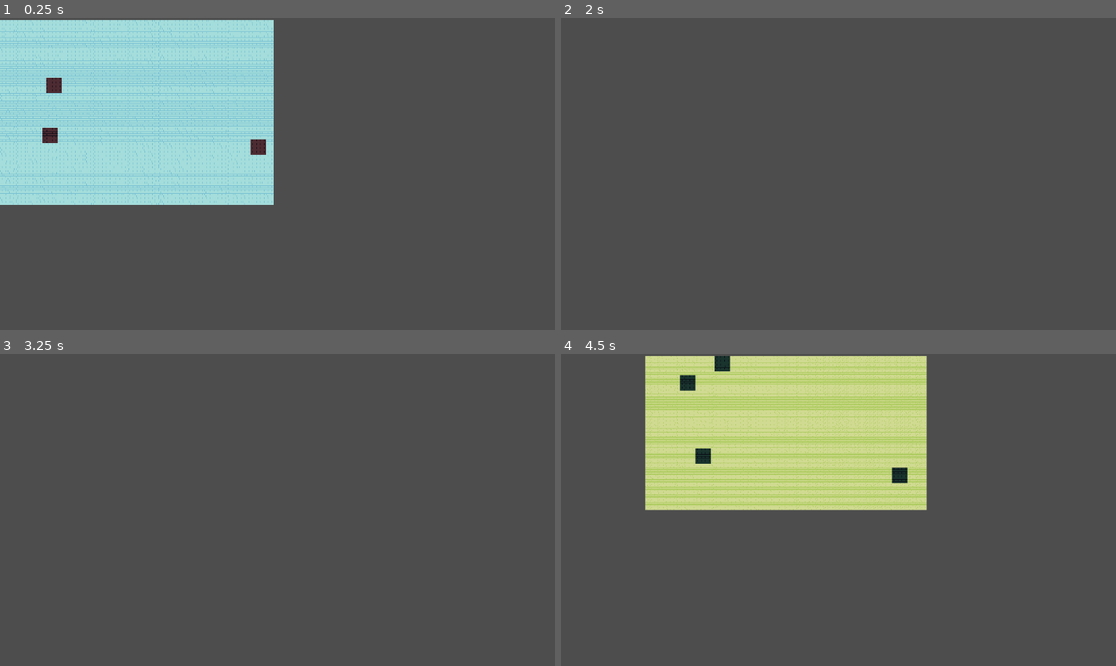
Above: before the commit, frames 1-4 (two rows, left to right).
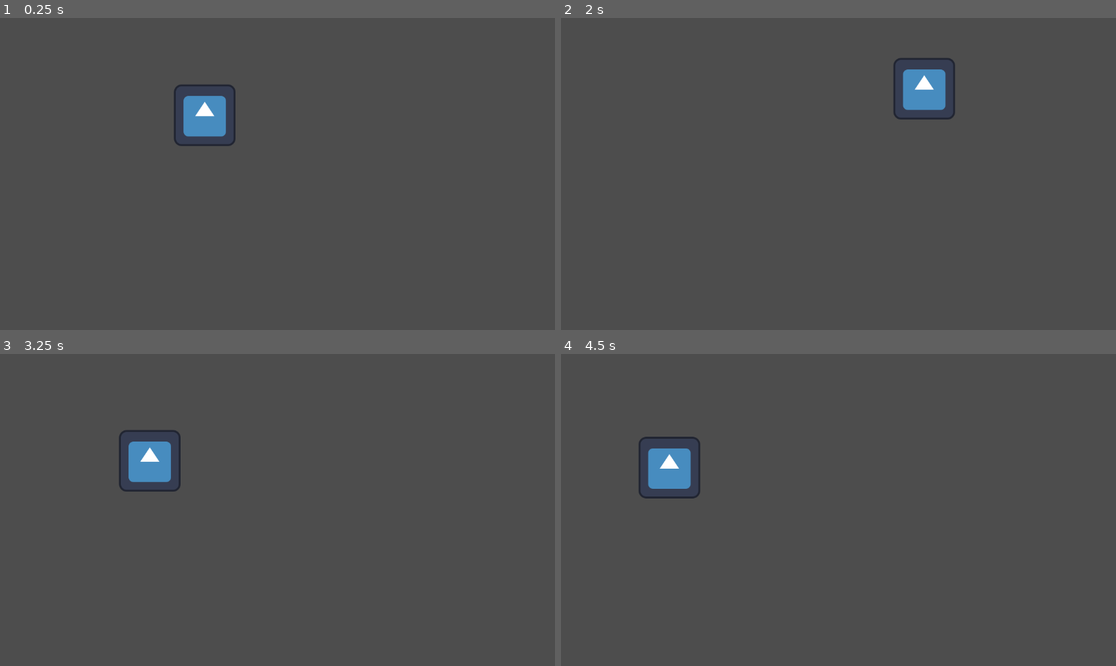
Above: after the commit, the same moments.

Repository: aimforbigfoot/Godot-Mapcrafter
Game: Godot game, scene res://src/testing/world.tscn
Same seed, same stepped clock (60 frames per second), same inputs: the game is played once before the commit and once after it. Before the commit the project starts from res://src/testing/testingWorld/testing_with_map.tscn. The engine's default icon, where the game draws it, is replaced by a stand-in: a white triangle on a blue panel in a dark square.
Inputs (mouse positions are in pixels of both pictures, inside the frame that each line leads up to):
- Up to frame 1 (0.25 s): no input
- Up to frame 2 (2 s): move the mouse to (960, 158) at 0.52 s; hold Right (ui_right) 0.53-1.28 s; hold R (r) 0.53-1.28 s; tap S (step) at 0.8, 1.35 s; tap Enter at 1.25 s; move the mouse to (727, 189) at 1.27 s; hold Down (ui_down) from 1.28 s (still down); tap W (w) at 1.55 s
- Up to frame 3 (3.25 s): move the mouse to (333, 441) at 2.02 s; release Down (ui_down) at 2.03 s; hold Right (ui_right) 2.03-2.78 s; hold R (r) 2.03-2.78 s; tap W (w) at 2.1 s; tap Space at 2.75 s; move the mouse to (249, 572) at 2.77 s; hold Up (ui_up) from 2.78 s (still down); tap Mouse wheel down (mouseWheelDown) at 2.85 s; tap S (step) at 3.05 s
- Up to frame 4 (4.5 s): move the mouse to (1005, 556) at 3.52 s; release Up (ui_up) at 3.53 s; hold Mouse wheel up (mouseWheelUp) 3.53-4.28 s; hold Left (ui_left) from 3.53 s (still down); tap W (w) at 3.8 s; move the mouse to (672, 463) at 4.27 s; tap R (r) at 4.35 s

The runs differ from the first frame. In frame 1, 29% of the frame differs, in the area x 0-50%, y 0-60%; in frame 2, 1.3%; in frame 3, 1.3%; in frame 4, 25%.

Commit message:
tut video

Diff:
--- a/project.godot
+++ b/project.godot
@@ -11,7 +11,7 @@
 [application]
 
 config/name="Godot Mapcrafter"
-run/main_scene="res://src/testing/testingWorld/testing_with_map.tscn"
+run/main_scene="res://src/testing/world.tscn"
 config/features=PackedStringArray("4.3", "Forward Plus")
 config/icon="res://icon.svg"
 
--- a/src/mapGen/MapGenHandler/MapGenHandler.gd
+++ b/src/mapGen/MapGenHandler/MapGenHandler.gd
@@ -1,6 +1,6 @@
 # -------------------------------------------------------------------------------------------------
 #
-#                                   MapGenHandler V1
+#                                   Godot MapCrafter V1
 #
 #    Welcome to the MapGenHandler, your comprehensive toolkit for generating 2D grid-based maps.
 #    This script provides a robust set of tools for creating maps with customizable tiles, including
@@ -12,7 +12,7 @@
 #    - Tools to mark areas of interest and define sections using advanced algorithms.
 #    - Capable of being thread-safe map generation to handle large map sizes in the background.
 #
-#    This script is dedicated to managing	 map data through a 2D array of integers representing different
+#    This script is dedicated to managing map data through a 2D array of integers representing different
 #    tile types. It's optimized for performance in games or simulations where dynamic map generation is
 #    crucial.
 #
--- a/src/testing/testingWorld/testing_with_map.gd
+++ b/src/testing/testingWorld/testing_with_map.gd
@@ -10,15 +10,28 @@
 signal mapDone
 var t := Thread.new()
 
-
 func _ready() -> void:
-
-	WIDTH = randi_range(50, 100)
-	HEIGHT = randi_range(20, 75)
+	WIDTH = randi_range(50, 300)
+	HEIGHT = randi_range(50, 300)
 	mapDone.connect(setMapToTileset)
 	randomize()
-	mgh.setFastNoiseLiteSeed( randi() )
-	t.start(test,Thread.PRIORITY_HIGH)
+	mgh.setFastNoiseLiteSeed(randi())
+	t.start(pick_random_function, Thread.PRIORITY_HIGH)
+
+# This function randomly picks one of the predefined generation functions and runs it
+func pick_random_function() -> void:
+	var functions = [
+		"genReallyNaturalCaves",
+		#"genMapHollow",
+		#"genWebbyMap",
+		#"genConnectedBlobbyRooms",
+		#"genCircularRooms",
+		#"genVienyMaps",
+		#"genOpenCaveLikeMaps",
+		#"randomCaves"
+	]
+	var random_func = functions[randi_range(0, functions.size() - 1)]
+	call(random_func)
 
 func test() -> void:
 	mapToUse = mgh.generateBlankMap(WIDTH,HEIGHT,mgh.floorTile)
@@ -27,9 +40,11 @@
 		mapToUse = mgh.drawSquare( mgh.getARandomPointInMap(mapToUse), 4, mgh.wallTile, mapToUse )
 	call_deferred_thread_group( "emit_signal", "mapDone" )
 
+
+
 func _input(event: InputEvent) -> void:
 	if event.is_action_pressed("step"):
-		mapToUse = mgh.applyConnectionsLinearly( mgh.wallTile, mgh.wallTile,mapToUse )
+		mapToUse = mgh.applySmoothing( mapToUse, mgh.wallTile, mgh.wallTile )
 		setMapToTileset()
 
 func genReallyNaturalCaves() -> void:
@@ -43,10 +58,10 @@
 	print("done smoothing")
 	mapToUse = mgh.drawBorder(1, mgh.wallTile, mapToUse)
 	print("done second border")
-	mapToUse = mgh.applyConnectionsWithRandomWalks( mgh.floorTile, mgh.floorTile, 100, mapToUse )
-	print("done random connections")
-	mapToUse = mgh.applyConnectionWithMST(mgh.floorTile, mapToUse)
-	print("done proper connections")
+	#mapToUse = mgh.applyConnectionsWithRandomWalks( mgh.floorTile, mgh.floorTile, 100, mapToUse )
+	#print("done random connections")
+	#mapToUse = mgh.applyConnectionWithMST(mgh.floorTile, mapToUse)
+	#print("done proper connections")
 	call_deferred_thread_group( "emit_signal", "mapDone" )
 
 func genMapHollow() -> void:
@@ -102,6 +117,7 @@
 		mapToUse = mgh.drawCircle( p, randi_range(5,10), mgh.floorTile, mapToUse )
 
 		mapToUse = mgh.drawCrazySporadicWalk( Vector2i(p.x,p.y), randi_range(10,100), mgh.floorTile, 2, mapToUse  )
+	mapToUse = mgh.drawNaturalBorder(3,7, mgh.wallTile, mapToUse)
 	mapToUse = mgh.applyConnectionWithMST(mgh.floorTile,mapToUse)
 	call_deferred_thread_group( "emit_signal", "mapDone" )
 
@@ -111,6 +127,7 @@
 	mapToUse = mgh.applyExpandedTiles(1, mgh.floorTile, mapToUse)
 	mapToUse = mgh.applyConnectionsWithRandomWalks(mgh.floorTile, mgh.floorTile, 60, mapToUse)
 
+	mapToUse = mgh.drawNaturalBorder(3,7, mgh.wallTile, mapToUse)
 	mapToUse = mgh.applyConnectionWithMST(mgh.floorTile, mapToUse)
 	call_deferred_thread_group( "emit_signal", "mapDone" )
 
@@ -145,11 +162,25 @@
 
 	mapToUse = mgh.smoothAndRemoveDebris( mapToUse, mgh.wallTile, mgh.floorTile, 3 )
 
-	mapToUse = mgh.applyConnectionWithMST( mgh.floorTill, mapToUse)
+	mapToUse = mgh.applyConnectionWithMST( mgh.floorTile, mapToUse)
 
 	mapToUse = mgh.drawBorder(2, mgh.wallTile, mapToUse)
 
 	call_deferred_thread_group( "emit_signal", "mapDone" )
+
+
+func randomCaves() -> void:
+	mgh.setFastNoiseLiteSeed(  randi()  )
+	mapToUse = mgh.generateCaveMap(WIDTH, HEIGHT, mgh.wallTile, mgh.floorTile, 0.5, 4)
+	mapToUse = mgh.applyConnectionWithMST(  mgh.wallTile, mapToUse )
+	mapToUse = mgh.applyConnectionWithMST(  mgh.wallTile, mapToUse )
+	#mapToUse = mgh.applyConnectionsLinearly( mgh.floorTile,  mgh.floorTile, mapToUse )
+	var points = mgh.findMostDistantPointsWithPaddingFromWall( mgh.getLargestSectionOfTileType(mgh.floorTile, mapToUse), mgh.getArrayOfAllTilesOfOneType(mgh.wallTile, mapToUse), 12, 32)
+	print(points)
+	for point in points:
+		mapToUse = mgh.setCell( point.x, point.y , mgh.TILES.EXTRA, mapToUse)
+	call_deferred_thread_group( "emit_signal", "mapDone" )
+
 
 func setMapToTileset() -> void:
 	t.wait_to_finish()
--- a/src/testing/testingWorld/testing_with_map.tscn
+++ b/src/testing/testingWorld/testing_with_map.tscn
@@ -10,6 +10,9 @@
 [node name="movingCamera" parent="." instance=ExtResource("2_pxdui")]
 position = Vector2(1152, 640)
 
+[node name="Camera2D" parent="movingCamera" index="0"]
+position = Vector2(240, 224)
+
 [node name="multiColoredTerrains" parent="." instance=ExtResource("3_sfowa")]
 tile_map_data = PackedByteArray()
 
--- a/src/testing/world.gd
+++ b/src/testing/world.gd
@@ -1,45 +1,17 @@
 extends Node2D
-var count := 0
+const HEIGHT := 30
 const WIDTH := 50
-const HEIGHT := 30
-var mgh := MapGenHandler.new()
-var sot := []
+var ttt := MapGenHandler.new()
 
 
 func _ready() -> void:
-	randomize()
-	mgh.setFastNoiseLiteSeed(  randi()  )
-	sot = mgh.generateCaveMap(WIDTH, HEIGHT, mgh.floorTile, mgh.wallTile, 0.5, 4)
-	#sot = mgh.generateBlankMap(HEIGHT,WIDTH, mgh.wallTile)
-	#sot = mgh.applyRandomCellsToCertainCellType(0.6, mgh.floorTile, sot)
-	#sot = mgh.applyConwaysGameOfLife(sot, 10, mgh.floorTile, mgh.wallTile)
-	#sot = mgh.applyExpandedTiles(1, mgh.floorTile, sot)
-	#sot = mgh.applyRadialSymmetry(sot)
-	sot = mgh.applyConnectionWithMST( mgh.floorTile, mgh.floorTile, sot  )
-	#sot = mgh.applyConnectionsWithDelaunay( mgh.floorTile, mgh.floorTile, sot )
-	sot = mgh.applyConnectionsLinearly( mgh.floorTile,  mgh.floorTile, sot )
-	var points = mgh.findMostDistantPointsWithPaddingFromWall( mgh.getLargestSectionOfTileType(mgh.floorTile, sot), mgh.getArrayOfAllTilesOfOneType(mgh.wallTile, sot), 12, 32)
-	print(points)
-	for point in points:
-		sot = mgh.setCell( point.x, point.y , mgh.TILES.EXTRA, sot)
-	#sot = mgh.applyConnectionsWithRandomWalks( mgh.floorTile, mgh.floorTile, 100, sot  )
-	#sot = mgh.connectClosestSections( mgh.floorTile, mgh.floorTile, sot )
-	#sot = mgh.applyLinearConnectionToSections(1, mgh.floorTile, sot)
-	mgh.printMap(sot )
-
-
-func mapGenDone ( )-> void:
-	print("map gen is done")
+	var map := []
+	map = ttt.generateBlankMap(WIDTH,HEIGHT, ttt.wallTile)
+	for i in 5:
+		map = ttt.drawRandomWalk(  ttt.getARandomPointInMap(map), 100, ttt.floorTile, 2, map)
+	map = ttt.applyConnectionsLinearly( ttt.floorTile, ttt.floorTile, map )
+	ttt.printMap(map)
 
 func _input(event: InputEvent) -> void:
 	if event.is_action_pressed("r"):
 		get_tree().reload_current_scene()
-	if Input.is_action_just_pressed("step"):
-		pass
-	if Input.is_action_just_pressed("w"):
-		pass
-
-
-func printMapGen( res:Array ) -> void:
-	mgh.printMap(res)
-	mgh.printMap(sot)
